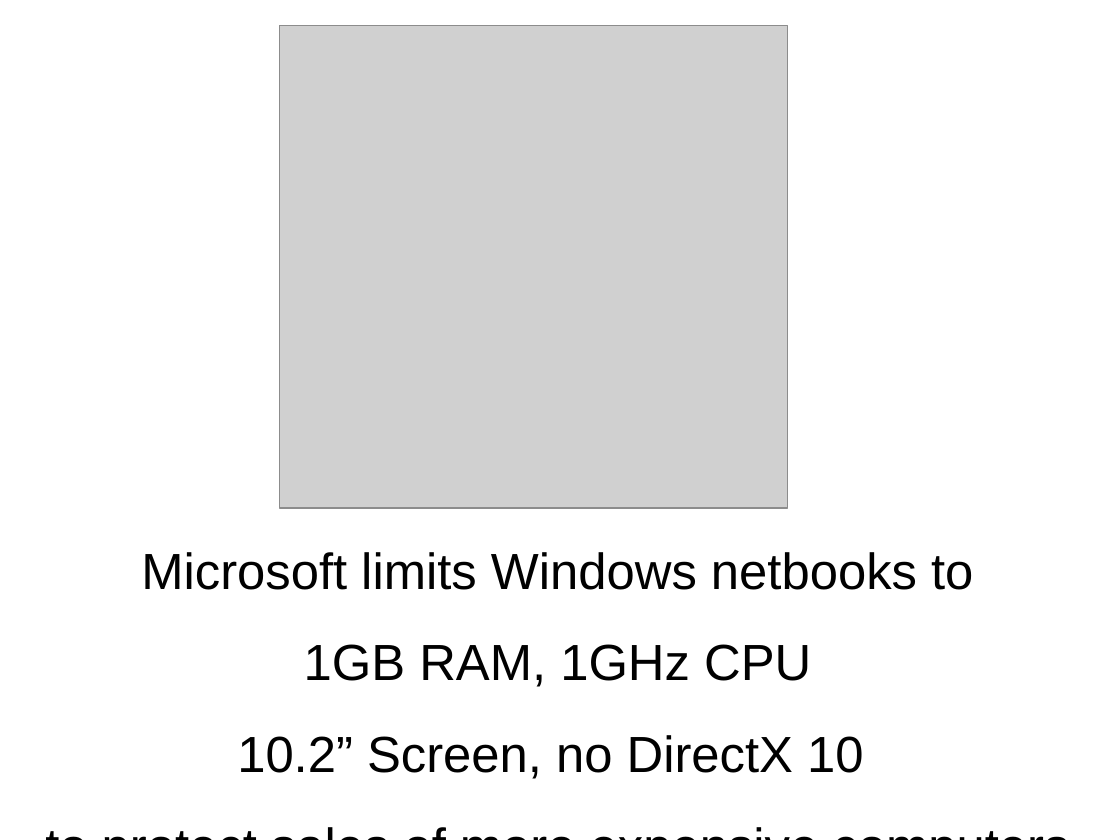
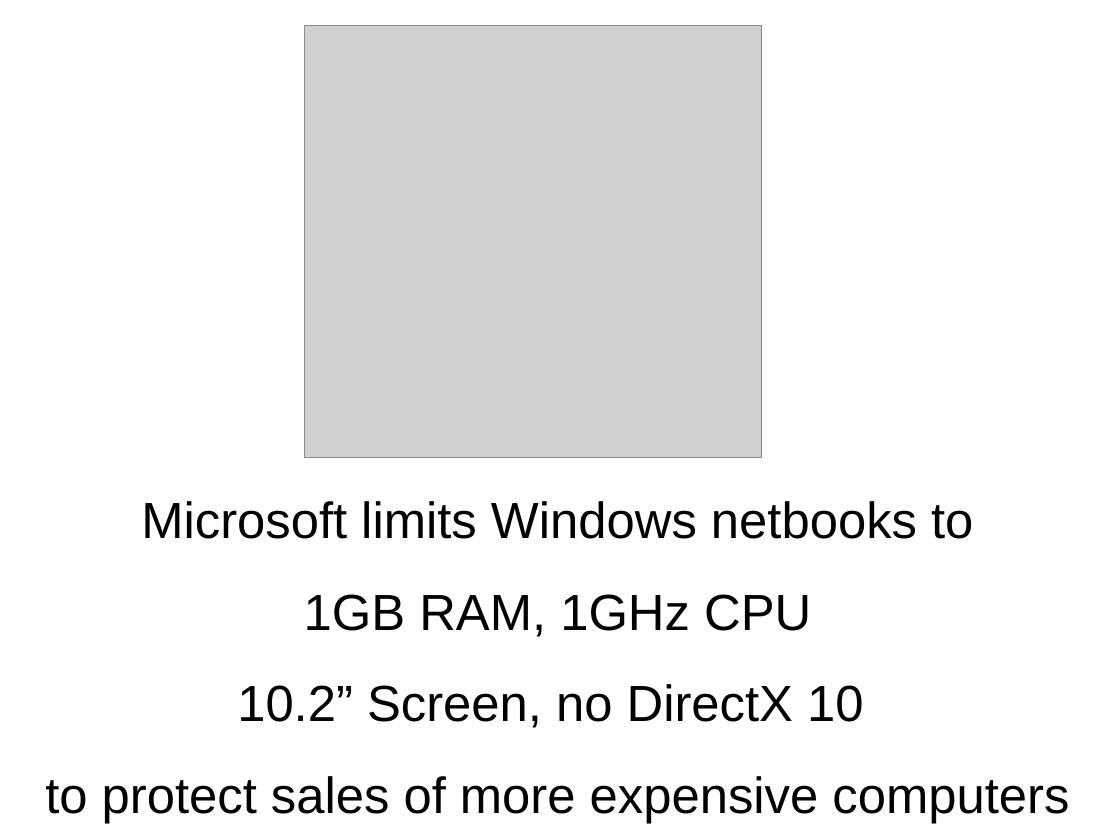
Before and after one commit to blinksmith/winezeug, a slide deck: slide 9 of cebit2009/talk.odp. Drawn at 1120x840 pixels with LibreOffice and Linux fonts; fonts in the diff are those of the drawing; grey boxes stand for pictures. Boxes give left, top, right and bottom in pixels: in the first picture for what was removed or moved away, otherwise in the second. Text is boxed around its words. In the diff, an @@ line names an element or a change of style, - is before the commit and + after.

Commit message:
Minor resize to avoid going off screen

```diff
--- a/cebit2009/talk.odp
+++ b/cebit2009/talk.odp
@@ picture: place and size @@
-picture at box(279, 25, 788, 508)
+picture at box(305, 25, 762, 457)
@@ text "Microsoft limits Windows netbooks to" rewrapped from box(141, 552, 973, 779) to box(45, 501, 1069, 824) @@
```
Also in this commit, not shown: 1 other slide changed, 2 other files.
